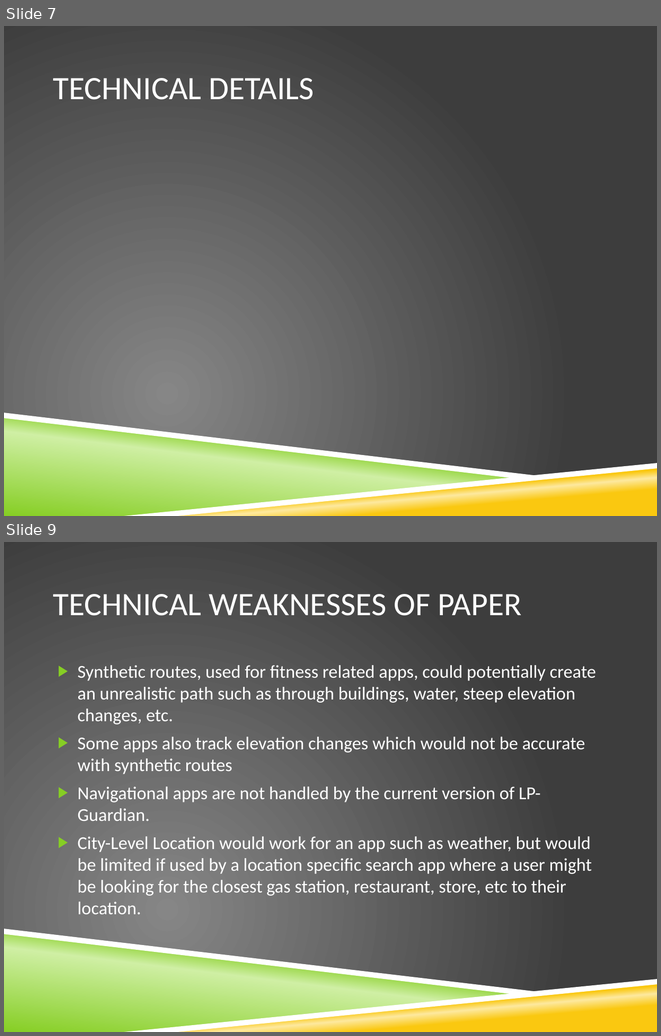
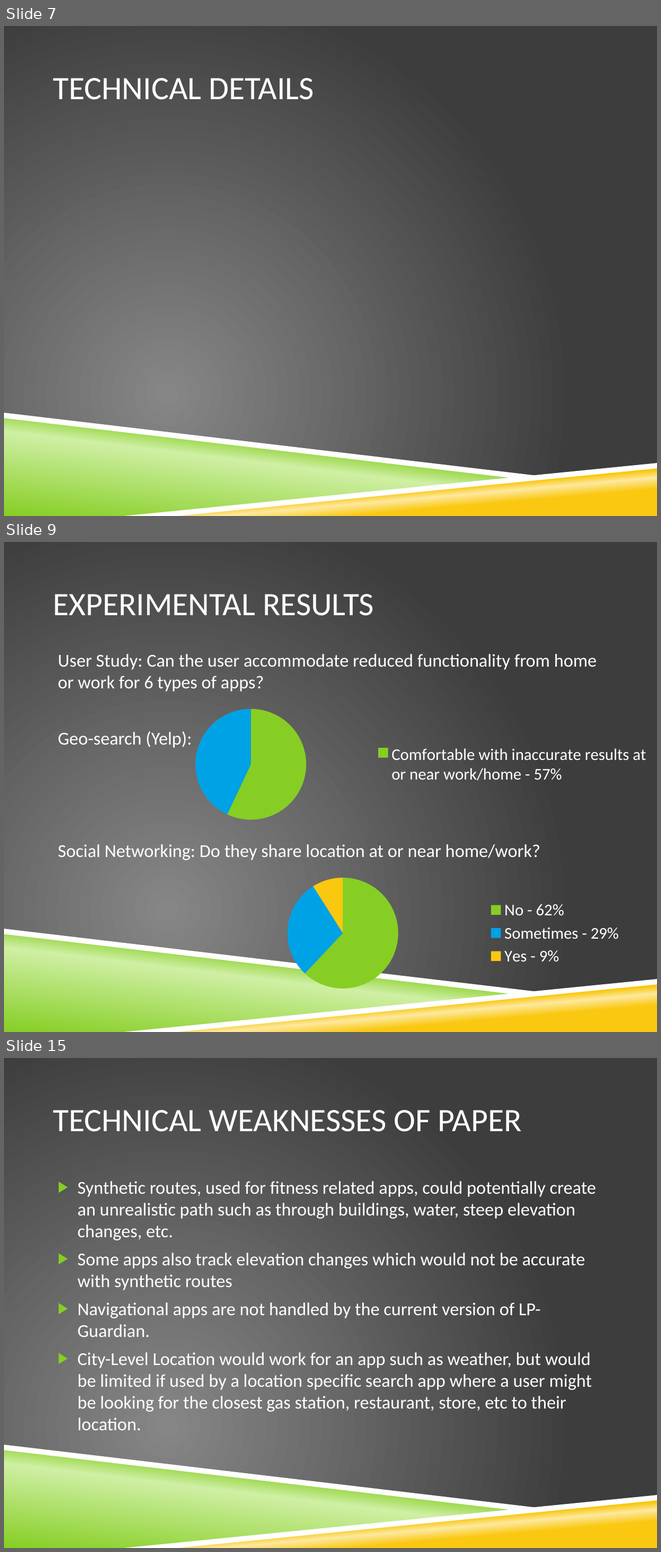
Before and after one commit to vfasburg/cse_825, a slide deck: PaperPresentation/Paper_Presentation_Fasburg_Reiff_Thomas.pptx. Shown one above the other, each under a label of ours: slides 7 and 9 before the commit, slides 7, 9 and 15 after it; the slides between them are not shown. The pictures are 661x1036 and 661x1552 pixels, drawn with LibreOffice and Linux fonts; fonts in the diff are those of the drawing; background and template pictures are left out. Boxes give left, top, right and bottom in pixels: in the first picture for what was removed or moved away, otherwise in the second. Text is boxed around its words. In the diff, an @@ line names an element or a change of style, - is before the commit and + after.

Commit message:
Added most of experimental results.

```diff
--- a/PaperPresentation/Paper_Presentation_Fasburg_Reiff_Thomas.pptx
+++ b/PaperPresentation/Paper_Presentation_Fasburg_Reiff_Thomas.pptx
@@ slide 9 added at [4, 542, 657, 1032], background picture (left out); not listed: 4 template elements that a slide beside it also shows @@
@@ title added at [53, 594, 374, 616], 36 pt, text #FFFFFF @@
+EXPERIMENTAL RESULTS
@@ text added at [58, 654, 597, 860], 20 pt, text #FFFFFF @@
+User Study: Can the user accommodate reduced functionality from home or work for 6 types of apps?
+Geo-search (Yelp):
+Social Networking: Do they share location at or near home/work?
@@ pie chart added at [130, 700, 657, 829] @@
+categories: Comfortable with inaccurate results at or near work/home - 57%, 2nd Qtr
+Series 1: 57, 43
@@ pie chart added at [200, 868, 629, 997] @@
+categories: No - 62%, Sometimes - 29%, Yes - 9%
+Series 1: 62, 29, 9
@@ what was slide 9 is now slide 15 @@
```
Also in this commit, not shown: 1 slide changed, 5 other slides added.
